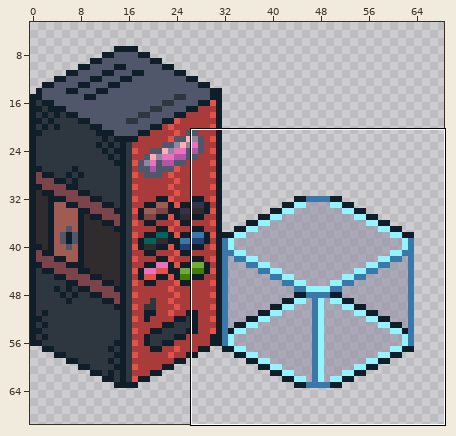
Edited in one commit: sprite sheet (res/props.png). Above, an overview of the earlier version with the close-up marked.
Close-up. As it was:
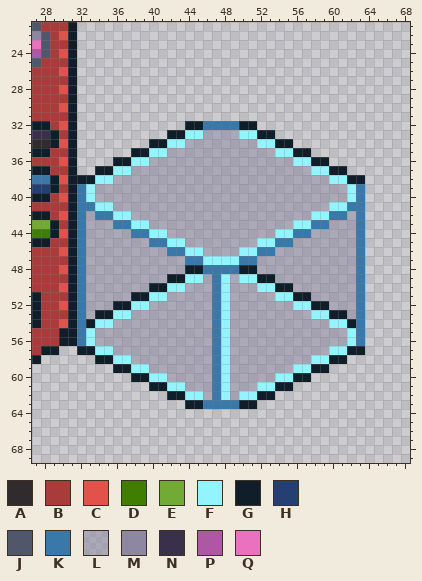
The file is 512x512 pixels. Shown: x 27..68, y 21..69. The wide view leaves out empty margins.
Palette (. is transparent): A #302c2e  B #a93b3b  C #e1534a  D #3f7e00  E #71aa34  F #92f4ff  G #101e29  H #243f72  J #50576b  K #3978a8  L #8d87a288  M #8d87a2  N #39314b  P #ae57a4  Q #ea71bd
Pixels before, first column x 27:
21 JBBBG................................
22 MJBCG................................
23 QJBBG................................
24 PJBCG................................
25 JBBBG................................
26 BBBCG................................
27 BBBBG................................
28 BBBCG................................
29 BBBBG................................
30 BBBCG................................
31 BBBBG................................
32 GGBCG............GGKKKKGG............
33 NNGBG..........GGFFLLLLFFGG..........
34 AAGCG........GGFFLLLLLLLLFFGG........
35 GGBBG......GGFFLLLLLLLLLLLLFFGG......
36 BBBCG....GGFFLLLLLLLLLLLLLLLLFFGG....
37 GGBBG..GGFFLLLLLLLLLLLLLLLLLLLLFFGG..
38 KKGCGGGFFLLLLLLLLLLLLLLLLLLLLLLLLFFGG
39 HHGBGKFLLLLLLLLLLLLLLLLLLLLLLLLLLLLFK
40 GGBCGKFLLLLLLLLLLLLLLLLLLLLLLLLLLLLFK
41 BBBBGKKFFLLLLLLLLLLLLLLLLLLLLLLLLFFKK
42 GGBCGKLKKFFLLLLLLLLLLLLLLLLLLLLFFKKLK
43 EEGBGKLLLKKFFLLLLLLLLLLLLLLLLFFKKLLLK
44 DDGCGKLLLLLKKFFLLLLLLLLLLLLFFKKLLLLLK
45 GGBBGKLLLLLLLKKFFLLLLLLLLFFKKLLLLLLLK
46 BBBCGKLLLLLLLLLKKFFLLLLFFKKLLLLLLLLLK
47 BBBBGKLLLLLLLLLLLKKFFFFKKLLLLLLLLLLLK
48 BBBCGKLLLLLLLLLLLGGKKKKGGLLLLLLLLLLLK
49 BBBBGKLLLLLLLLLGGFFLKFLFFGGLLLLLLLLLK
50 BBBCGKLLLLLLLGGFFLLLKFLLLFFGGLLLLLLLK
51 GBBBGKLLLLLGGFFLLLLLKFLLLLLFFGGLLLLLK
52 GBBCGKLLLGGFFLLLLLLLKFLLLLLLLFFGGLLLK
53 GBBBGKLGGFFLLLLLLLLLKFLLLLLLLLLFFGGLK
54 GBBCGKGFFLLLLLLLLLLLKFLLLLLLLLLLLFFGK
55 BBBGGKFLLLLLLLLLLLLLKFLLLLLLLLLLLLLFK
56 BBBGGKFLLLLLLLLLLLLLKFLLLLLLLLLLLLLFK
57 BGG..GGFFLLLLLLLLLLLKFLLLLLLLLLLLFFGG
58 G......GGFFLLLLLLLLLKFLLLLLLLLLFFGG..
59 .........GGFFLLLLLLLKFLLLLLLLFFGG....
60 ...........GGFFLLLLLKFLLLLLFFGG......
61 .............GGFFLLLKFLLLFFGG........
62 ...............GGFFLKFLFFGG..........
63 .................GGKKKKGG............
The result:
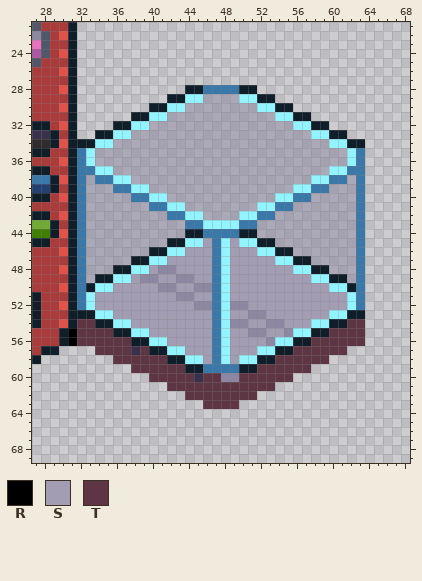
Colours new in this view: R #000000  S #a29db2  T #5e3643
Difference:
Changed rows in their new state; - is an unchanged pixel.
first column x 31:
28 -------------GGKKKKGG------------
29 -----------GGFFLLLLFFGG----------
30 ---------GGFFLLLLLLLLFFGG--------
31 -------GGFFLLLLLLLLLLLLFFGG------
32 -----GGFFLLLLLLLLLLLLLLLLFFGG----
33 ---GGFFLLLLLLLL----LLLLLLLLFFGG--
34 -GGFFLLLLLLLL--------LLLLLLLLFFGG
35 -KFLLLLLLLL------------LLLLLLLLFK
36 -KFLLLLLL----------------LLLLLLFK
37 -KKFFLL--------------------LLFFKK
38 -KLKKFF--------------------FFKKLK
39 --L--KKFF----------------FFKK--L-
40 --L----KKFF------------FFKK----L-
41 --LLL----KKFF--------FFKK----LLL-
42 ---LLLL----KKFF----FFKK----LLLL--
43 -----LLLL----KKFFFFKK----LLLL----
44 -------LLLL--GGKKKKGG--LLLL------
45 ---------LLGGFFSKFSFFGGLL--------
46 ---------GGFFSSSKFSSSFFGG--------
47 -------GGFFSSSSSK-SSSSSFFGG------
48 -----GGFFSMMSSSS-FSSSSSSSFFGG----
49 ---GGFFSMMSSMMSS--SSSSSSSSSFFGG--
50 --GFFSSSSSMMSSMM--SSSSSSSSSSSFFG-
51 --FSSSSSSSSSMMSS--SSSSSSSSSSSSSF-
52 --FSSSSSSSSSSSMM--MMSSSSSSSSSSSF-
53 -GGFFSSSSSSSSSSS--SSMMSSSSSSSFFGG
54 -TTGGFFSSSSSSSSS--MMSSMMSSSFFGGTT
55 RTTTTGGFFSSSSSSS--SSMMSSMFFGGTTTT
56 RTTTTTTGGFFSSSSS--SSSSMFFGGTTTTTT
57 -..TTTTNTGGFFSSS--SSSFFGGTTTTTT..
58 ---..TTTTTTGGFFS--SFFGGTTTTTT..--
59 -----..TTTTTTGGK-KKGGTTTTTT..----
60 -------..TTTTTNTTMMTTTTTT..------
61 ---------..TTTTTTTTTTTT..--------
62 -----------..TTTTTTTT..----------
63 -------------..TTTT..------------
Boxes around the changes in both close-ups, in picture pixels (x1, y1, x2, y2):
changed: (68, 85, 365, 409)
